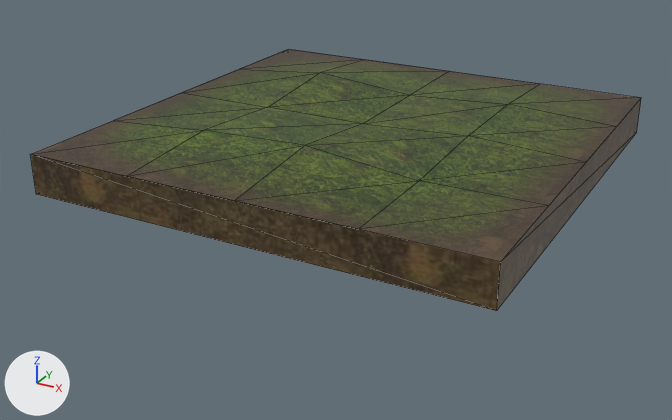
An edit to the glTF model objects/models/GrassFloor2_2021.glb, drawn before and after from the same camera.
One viewpoint serves both versions: a 50 mm camera at (1.8, -3.52, 1.52) aimed at (-0.06, -0.14, -0.17). The lights are fixed; the arrows at lower left show +X, +Y and +Z. Mesh edges are drawn as thin lines. Vertices at the same position are counted once.

The older version as bpy lines, for what is in view:
```python
me_cube = bpy.data.meshes.new('Cube')
me_cube.from_pydata(...)  # 29 vertices, 54 faces; spans x -1.0..1.0, y -1.0..1.0, z 0.03..0.26
me_cube.materials.append(mat_material)  # picture img_texture
# before: 0 (1.0, 1.0, 0.03) at pixel (636, 132), 1 (1.0, -1.0, 0.03) at pixel (496, 310), 2 (-1.0, -1.0, 0.03) at pixel (36, 194), 3 (-1.0, 1.0, 0.03)
ob_cube = bpy.data.objects.new('Cube', me_cube)
ob_cube.location = (0.0, 0.0, 0.0)
```
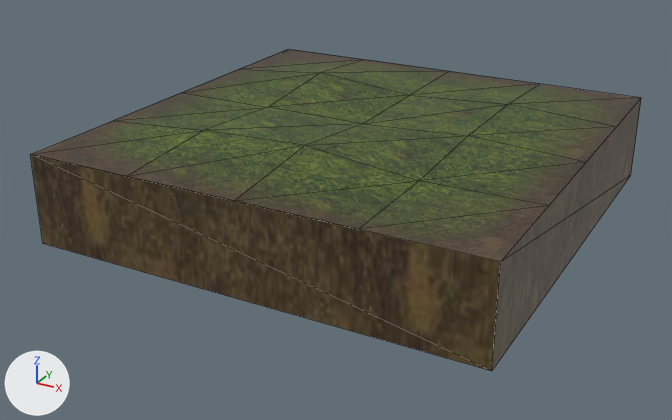
Boxes (x1, y1, x2, y2) around the edits, measured in the pictures (672 x 420 px; the box of a moved part takes in the faces that stretch with it):
'Cube', reshaped (23% taller): before (30, 49, 641, 311); after (30, 49, 641, 371)
part 1 of me_cube, moved or reshaped: before (30, 99, 641, 311); after (30, 99, 641, 371)

Edits to the bpy script that builds the scene:
```text
Change me_cube:
    where me_cube.from_pydata(...)  # 29 vertices, 54 faces; spans x -1.0..1.0, y -1.0..1.0, z 0.03..0.26
    used by ob_cube; location = (0.0, 0.0, 0.0)
    me_cube part 1
    add for i in [*range(0, 4)]: me_cube.vertices[i].co += Vector((0.0, 0.0, -0.23))
```
